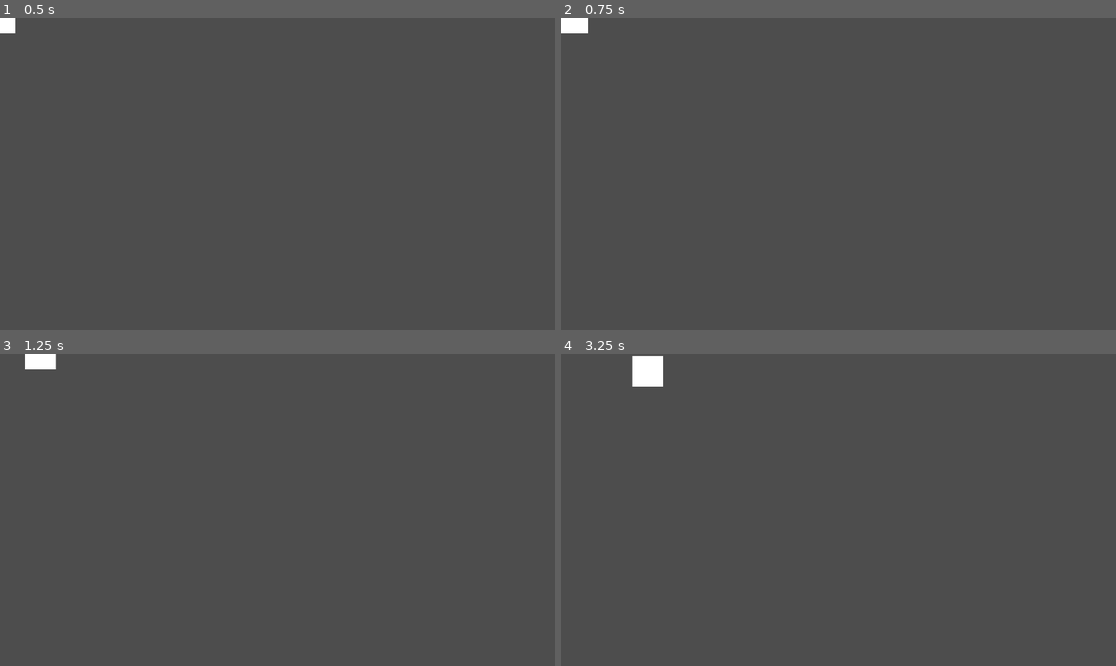
Above: before the commit, frames 1-4 (two rows, left to right).
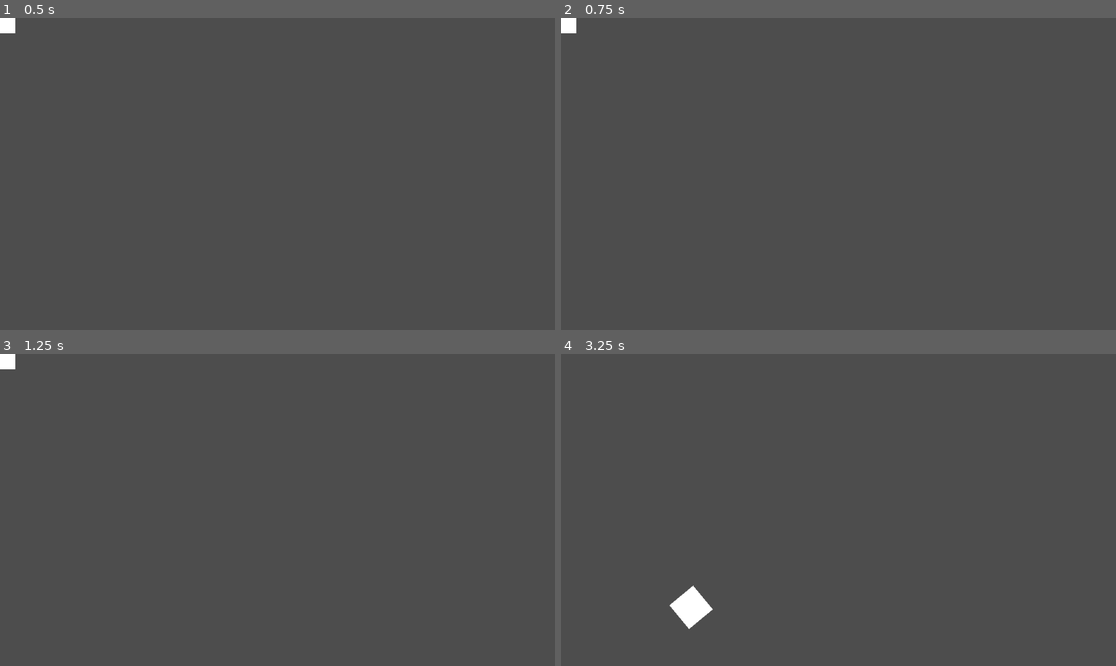
Above: after the commit, the same moments.

Repository: ChrisCee2/20gc4indy500
Game: Godot game, scene res://player.tscn
Two runs of this game, one before a commit and one after it. Both use one fixed random seed, a clock stepped at 60 frames per second and the inputs below.
Inputs:
- Up to frame 1 (0.5 s): no input
- Up to frame 2 (0.75 s): tap Enter at 0.5 s; hold D (right) from 0.53 s (still down)
- Up to frame 3 (1.25 s): keep holding D (right)
- Up to frame 4 (3.25 s): release D (right) at 1.28 s; hold S (down) 1.28-2.03 s; hold D (right) 2.03-2.78 s; hold W (up) from 2.78 s (still down)

Frame 1 is identical in both runs. In frame 2, 0.1% of the frame differs, in the area x 2-5%, y 0-5%; in frame 3, 0.4%; in frame 4, 1.1%, in the area x 12-28%, y 0-89%.

Commit message:
GC4-1: Switch to rigid body with more car-esque controls

Diff:
--- a/controllers/input_controller.gd
+++ b/controllers/input_controller.gd
@@ -18,7 +18,7 @@
 		direction += Vector2.LEFT
 	if input_map["right"]:
 		direction += Vector2.RIGHT
-	return direction
+	return direction.normalized()
 
 
 # Run on unhandled_input
--- a/controllers/move_controller.gd
+++ b/controllers/move_controller.gd
@@ -1,9 +1,17 @@
 class_name MoveController extends Node
 
-@export var character_body_2d: CharacterBody2D
-@export var speed: float = 2
+@export var rigid_body: RigidBody2D
+@export var speed: float = 1.0
+@export var torque: float = 4.0
+
+var speed_multiplier: float = 10000
+var torque_multiplier: float = 10000
 
 func update(direction: Vector2) -> void:
-	if character_body_2d == null:
+	if rigid_body == null:
 		return
-	character_body_2d.move_and_collide(direction.normalized() * speed)
+	var forward_direction: Vector2 = rigid_body.global_transform.y
+	rigid_body.apply_central_force(forward_direction * direction.y * speed * speed_multiplier * rigid_body.mass)
+	if rigid_body.linear_velocity.length() >= 200:
+		# Consider scaling torque to current velocity instead of this value
+		rigid_body.apply_torque(direction.x * torque * torque_multiplier * rigid_body.mass)
--- a/player.gd
+++ b/player.gd
@@ -1,4 +1,4 @@
-class_name Player extends CharacterBody2D
+class_name Player extends RigidBody2D
 
 @onready var input_controller: InputController = $InputController
 @onready var move_controller: MoveController = $MoveController
--- a/player.tscn
+++ b/player.tscn
@@ -9,7 +9,11 @@
 
 [sub_resource type="CanvasTexture" id="CanvasTexture_4flbx"]
 
-[node name="Player" type="CharacterBody2D"]
+[node name="Player" type="RigidBody2D"]
+linear_damp_mode = 1
+linear_damp = 10.0
+angular_damp_mode = 1
+angular_damp = 10.0
 script = ExtResource("1_i3pqv")
 
 [node name="CollisionShape2D" type="CollisionShape2D" parent="."]
@@ -21,5 +25,5 @@
 
 [node name="InputController" parent="." instance=ExtResource("1_4flbx")]
 
-[node name="MoveController" parent="." node_paths=PackedStringArray("character_body_2d") instance=ExtResource("2_onrkg")]
-character_body_2d = NodePath("..")
+[node name="MoveController" parent="." node_paths=PackedStringArray("rigid_body") instance=ExtResource("2_onrkg")]
+rigid_body = NodePath("..")
--- a/project.godot
+++ b/project.godot
@@ -41,3 +41,7 @@
 , Object(InputEventKey,"resource_local_to_scene":false,"resource_name":"","device":-1,"window_id":0,"alt_pressed":false …(186 unchanged characters)…
 ]
 }
+
+[physics]
+
+2d/default_gravity=0.0
